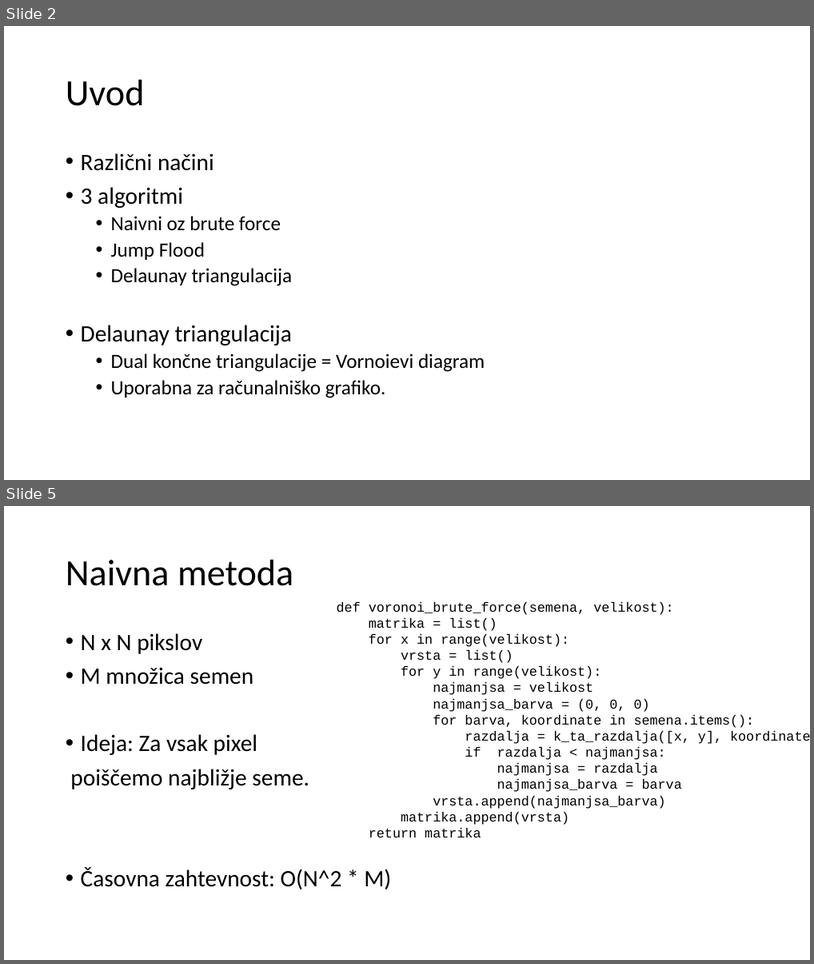
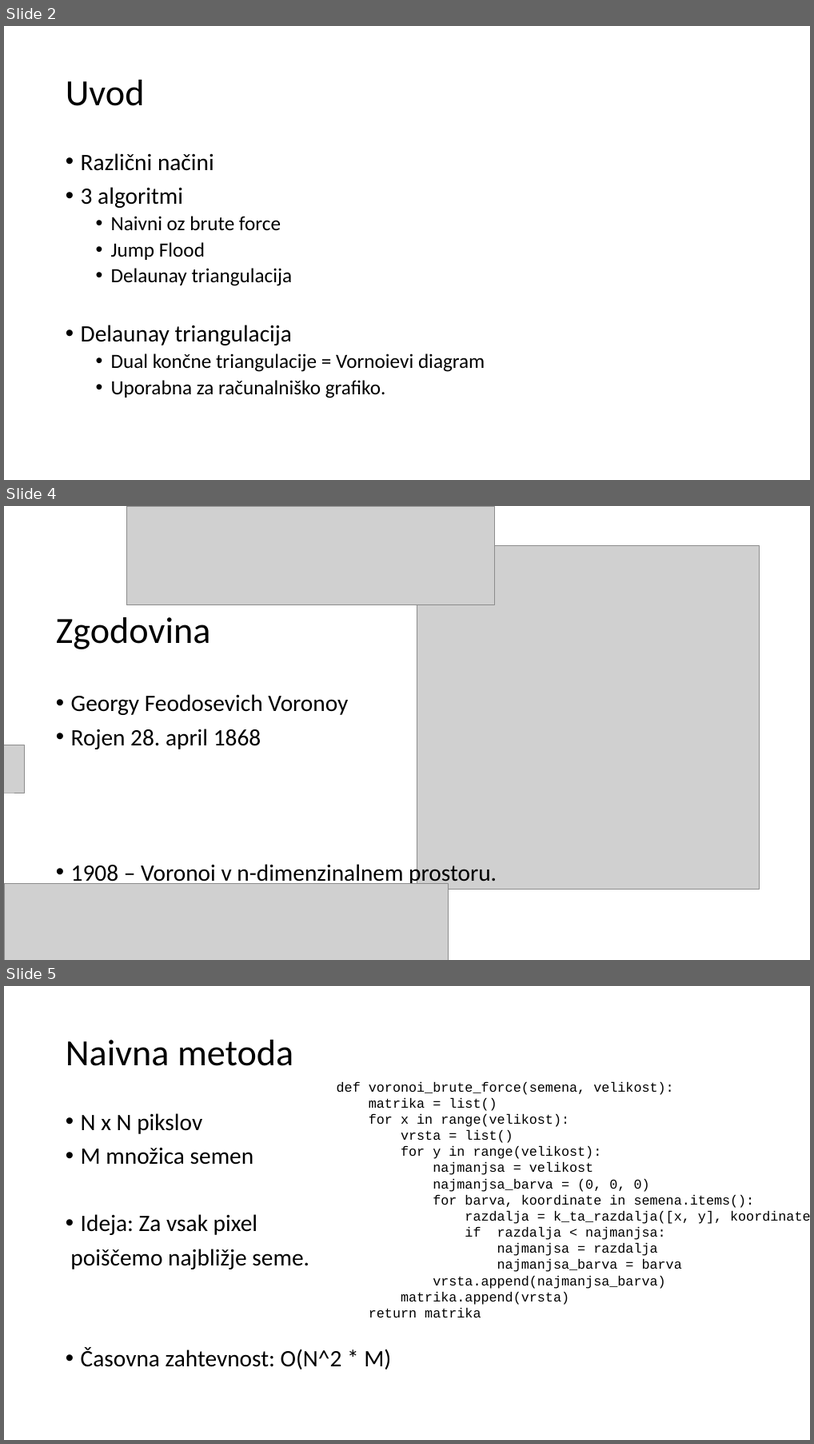
Before and after one commit to 15minutOdmora/voronoi_diagram, a slide deck: predstavitev/Vornoievi_diagrami.pptx. Shown one above the other, each under a label of ours: slides 2 and 5 before the commit, slides 2, 4 and 5 after it; the slides between them are not shown. The pictures are 814x964 and 814x1444 pixels, drawn with LibreOffice and Linux fonts; fonts in the diff are those of the drawing; grey boxes stand for pictures. Boxes give left, top, right and bottom in pixels: in the first picture for what was removed or moved away, otherwise in the second. Text is boxed around its words. In the diff, an @@ line names an element or a change of style, - is before the commit and + after.

```diff
--- a/predstavitev/Vornoievi_diagrami.pptx
+++ b/predstavitev/Vornoievi_diagrami.pptx
@@ slide 4 added at (x1=4, y1=506, x2=810, y2=960), background #FFFFFF @@
@@ picture added at (x1=127, y1=507, x2=494, y2=605) @@
@@ picture added at (x1=417, y1=546, x2=759, y2=888) @@
@@ title added at (x1=56, y1=617, x2=211, y2=649), 44 pt, text #000000 @@
+Zgodovina
@@ text added at (x1=71, y1=694, x2=497, y2=886), 28 pt, text #000000 @@
+• Georgy Feodosevich Voronoy
+• Rojen 28. april 1868
+• 1908 – Voronoi v n-dimenzinalnem prostoru.
@@ picture added at (x1=4, y1=744, x2=25, y2=792) @@
@@ picture added at (x1=4, y1=884, x2=448, y2=960) @@
```
Also in this commit, not shown: 2 slides changed, 7 other slides added, 4 slides removed, 1 other file.
